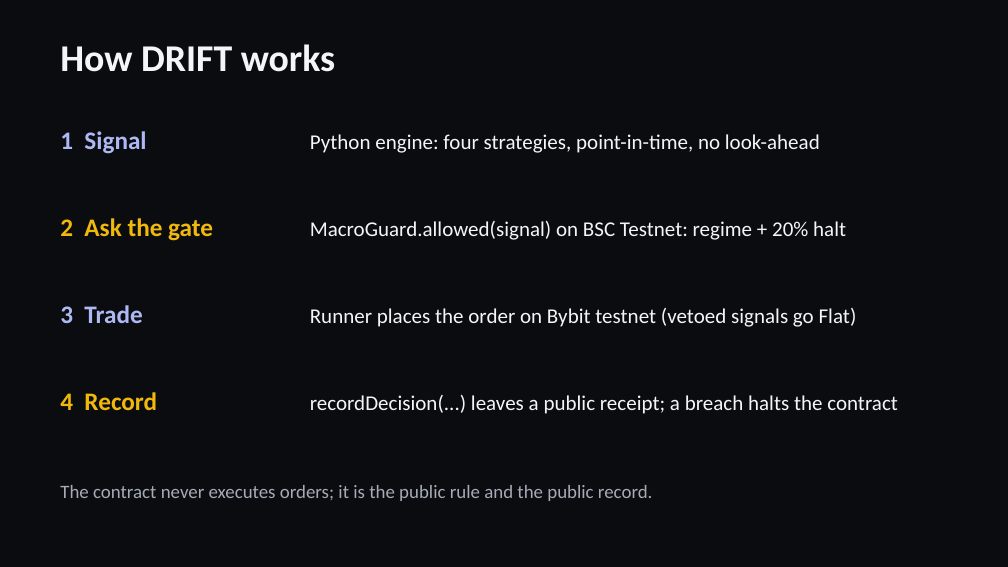
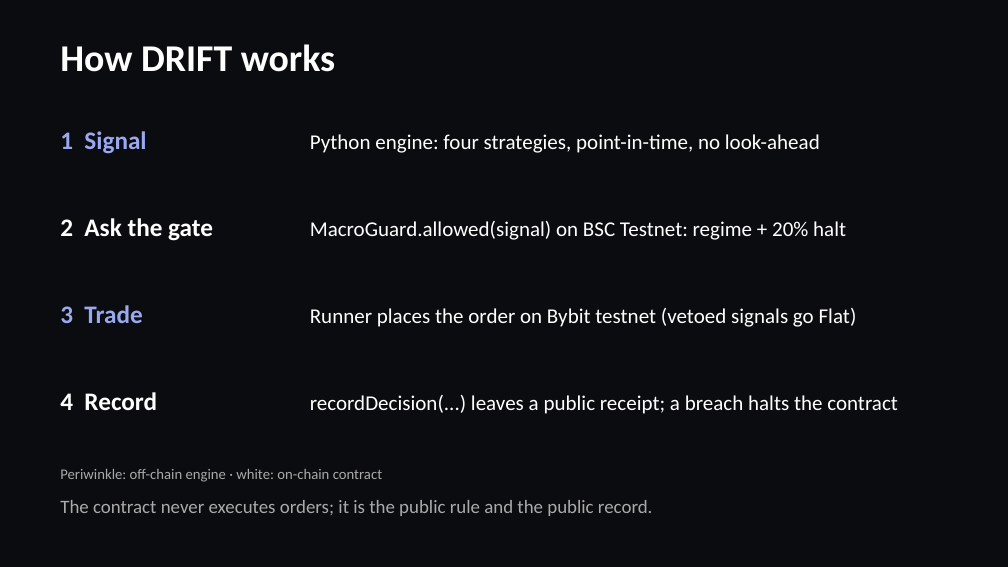
Before and after one commit to Stylenecy/seed-bnb, a slide deck: slide 4 of drift/docs/submission/DRIFT-pitch.pptx. Drawn at 1008x567 pixels with LibreOffice and Linux fonts; fonts in the diff are those of the drawing. Boxes give left, top, right and bottom in pixels: in the first picture for what was removed or moved away, otherwise in the second. Text is boxed around its words. In the diff, an @@ line names an element or a change of style, - is before the commit and + after.

```diff
--- a/drift/docs/submission/DRIFT-pitch.pptx
+++ b/drift/docs/submission/DRIFT-pitch.pptx
@@ text "1 Signal" at [60,131,146,154]: text colour #AEB9F4 to #9AA8F0 @@
@@ text "2 Ask the gate" at [60,218,213,241]: text colour #F0B90B to #FFFFFF @@
@@ text "3 Trade" at [60,305,142,323]: text colour #AEB9F4 to #9AA8F0 @@
@@ text "4 Record" at [60,392,157,410]: text colour #F0B90B to #FFFFFF @@
@@ text added at [60,469,382,482], 14 pt, text #AAAAAB @@
+Periwinkle: off-chain engine · white: on-chain contract
@@ text "The contract never executes orders; ...": place and size @@
-text "The contract never executes orders; ..." at [60,485,653,501]
+text "The contract never executes orders; ..." at [60,500,653,516]
@@ text "The contract never executes orders; ..." at [60,500,653,516]: text colour #A6ABB8 to #AAAAAB @@
```
Also in this commit, not shown: 9 other slides changed, 3 other files.
